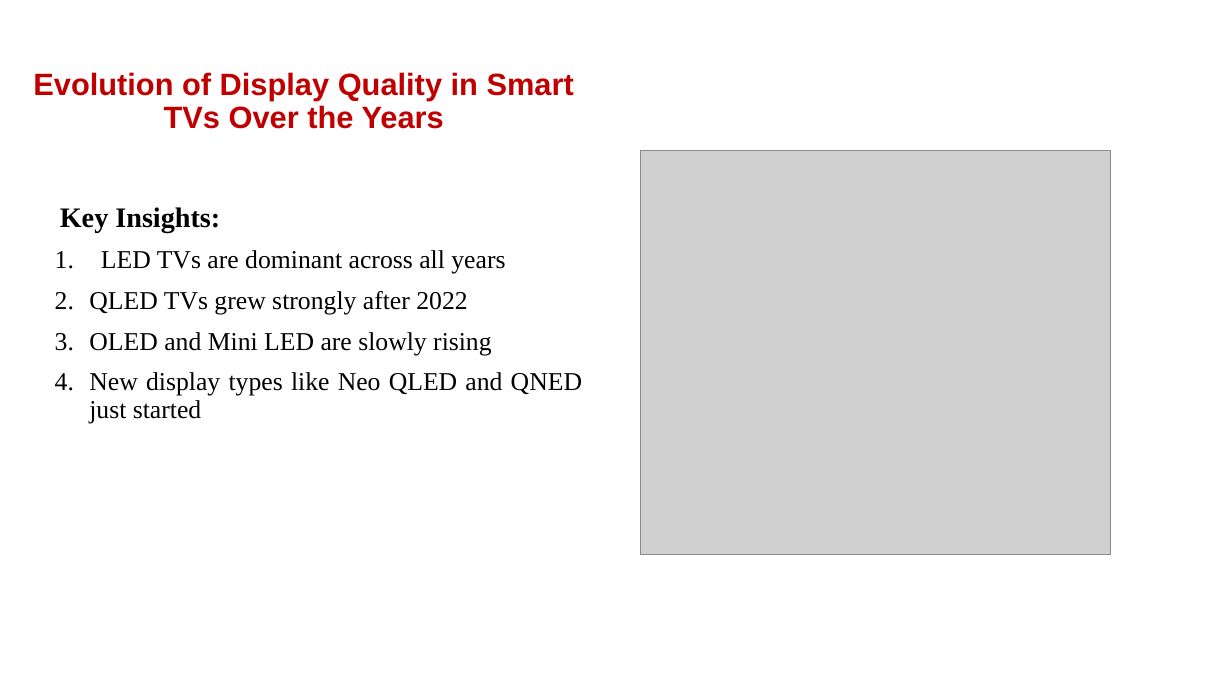
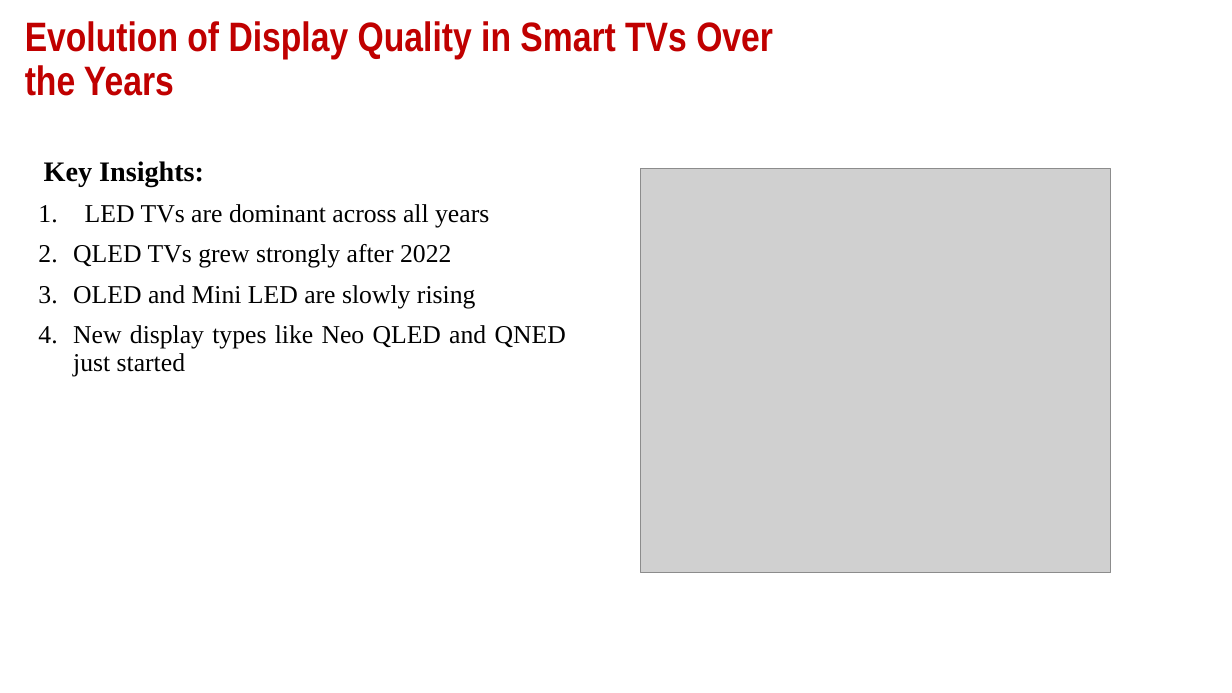
Before and after one commit to ManasaSiripurapu/smart-tv-analysis, a slide deck: slide 16 of SmartTV_DataAnalysis.pptx (slide 17 before the commit). Drawn at 1232x693 pixels with LibreOffice and Linux fonts; fonts in the diff are those of the drawing; grey boxes stand for pictures; background and template pictures are left out. Boxes give left, top, right and bottom in pixels: in the first picture for what was removed or moved away, otherwise in the second. Text is boxed around its words. In the diff, an @@ line names an element or a change of style, - is before the commit and + after.

```diff
--- a/SmartTV_DataAnalysis.pptx
+++ b/SmartTV_DataAnalysis.pptx
@@ text "Evolution of Display Quality in ..." at <box>25,21,773,96</box>: size 24 to 32 pt, font Arial to Arial Narrow; alignment centre to left @@
@@ text "Key Insights:": place and size @@
-text "Key Insights:" at <box>60,207,582,423</box>
+text "Key Insights:" at <box>44,161,566,377</box>
@@ picture: place and size @@
-picture at <box>640,151,1111,555</box>
+picture at <box>640,168,1111,572</box>
```
Also in this commit, not shown: 19 other slides changed, 1 slide added, 3 slides removed.
